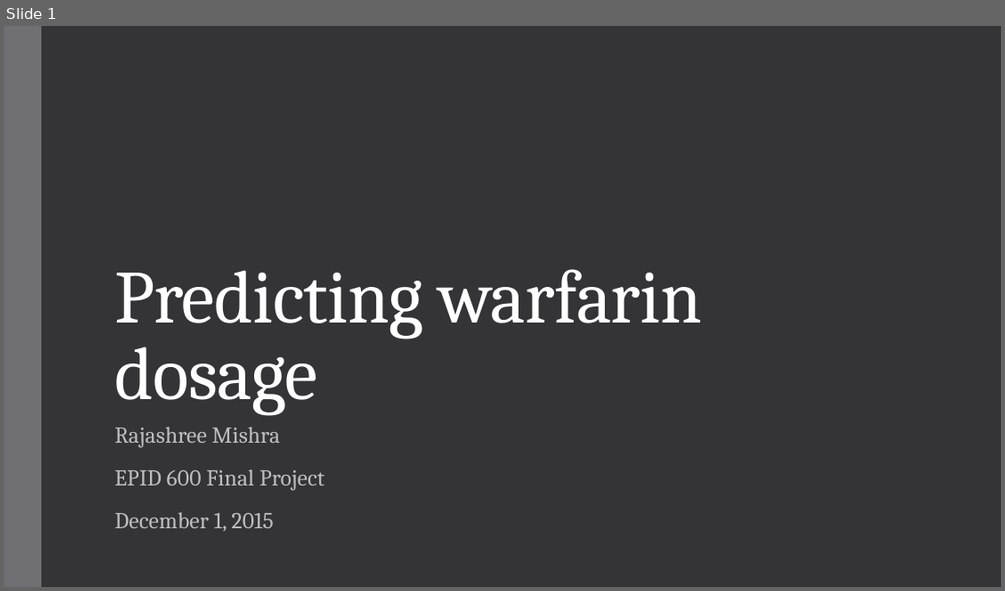
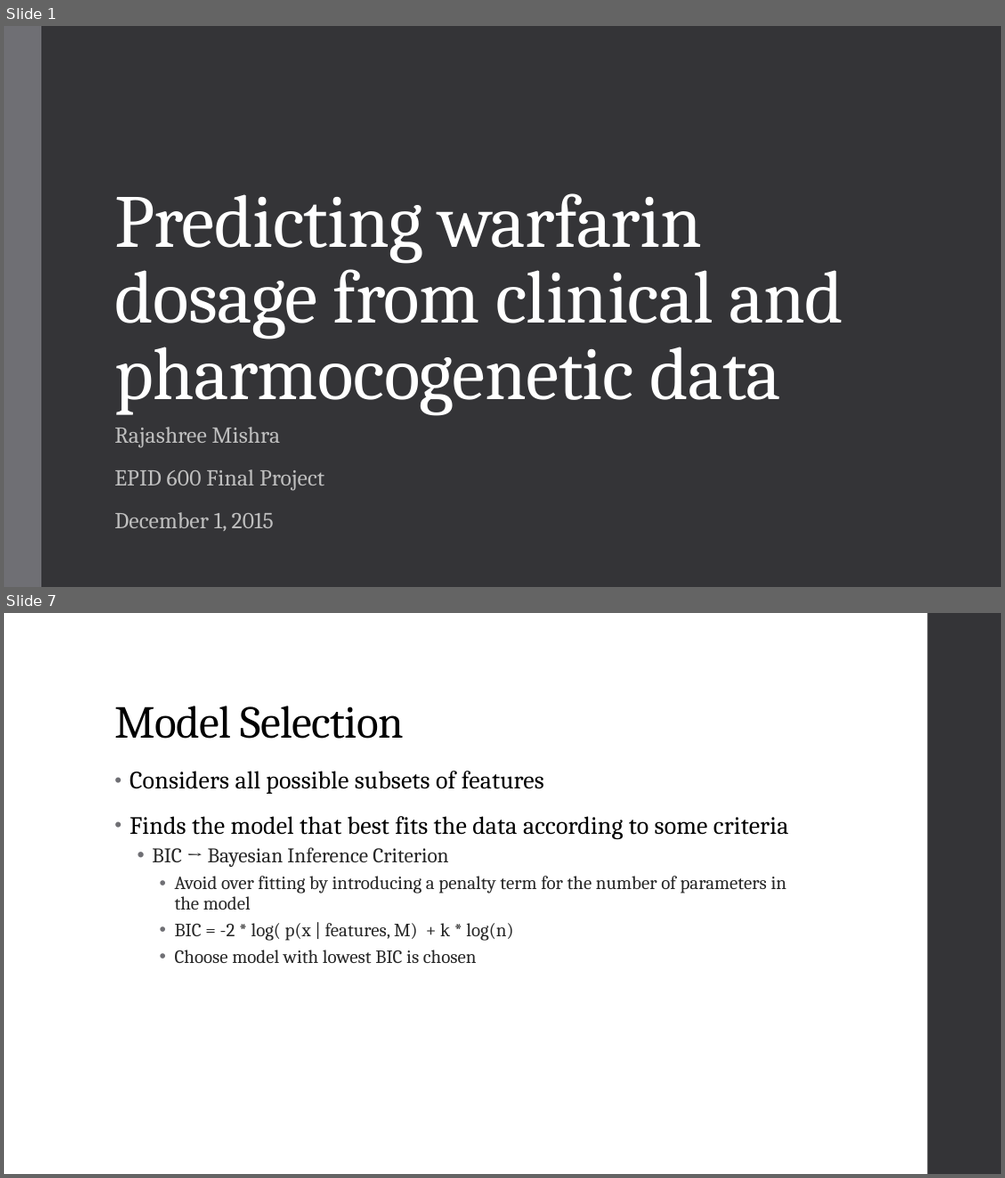
Before and after one commit to misraj/pharmgkb_project, a slide deck: EPID600_mishra.pptx. Shown one above the other, each under a label of ours: slide 1 before the commit, slides 1 and 7 after it; the slides between them are not shown. The pictures are 1005x591 and 1005x1178 pixels, drawn with LibreOffice and Linux fonts; fonts in the diff are those of the drawing. Boxes give left, top, right and bottom in pixels: in the first picture for what was removed or moved away, otherwise in the second. Text is boxed around its words. In the diff, an @@ line names an element or a change of style, - is before the commit and + after.

```diff
--- a/EPID600_mishra.pptx
+++ b/EPID600_mishra.pptx
@@ slide 7 added at bbox=[4, 613, 1001, 1174], background #FFFFFF @@
@@ rectangle added at bbox=[928, 613, 1001, 1174], fill #353537 @@
@@ title added at bbox=[114, 706, 404, 738], 44 pt, text #000000 @@
+Model Selection
@@ text added at bbox=[129, 771, 789, 963], 18 pt, text #262626 @@
+• Considers all possible subsets of features
+• Finds the model that best fits the data according to some criteria
+  • BIC → Bayesian Inference Criterion
+    • Avoid over fitting by introducing a penalty term for the number of parameters in the model
+    • BIC = -2 * log( p(x | features, M) + k * log(n)
+    • Choose model with lowest BIC is chosen
@@ slide 1 changed as well @@
@@ title at bbox=[114, 193, 844, 415]: text changed @@
-Predicting warfarin dosage
+Predicting warfarin dosage from clinical and pharmocogenetic data
```
Also in this commit, not shown: 1 other slide changed, 11 other slides added, 3 slides removed.
